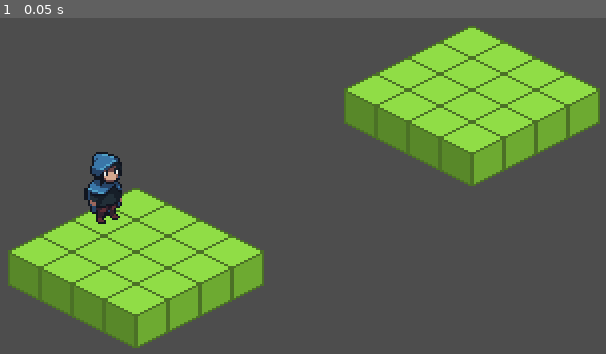
Above: before the commit, frame 1.
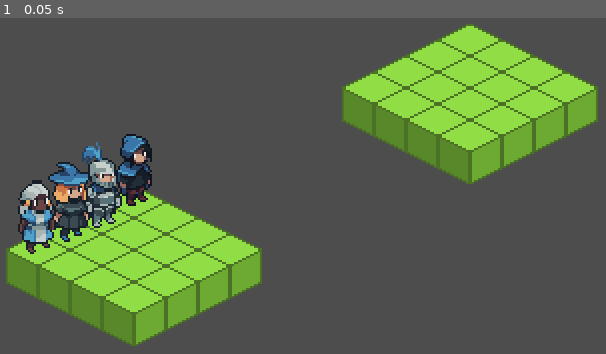
Above: after the commit, the same moment.

Repository: mprads/GridAutoBattler
Game: Godot game, scene res://scenes/main.tscn
Same seed, same stepped clock (60 frames per second), same inputs: the game is played once before the commit and once after it.
Inputs:
- Up to frame 1 (0.05 s): no input

The runs differ from the first frame. In frame 1, 8.5% of the frame differs, in the area x 0-100%, y 1-99%.

Commit message:
Party is now rendered on player tile map on load

Diff:
--- a/scenes/arena_manager.gd
+++ b/scenes/arena_manager.gd
@@ -1,18 +1,41 @@
 extends Node2D
 
-@export var unit_object: PackedScene
+@export var unit_scene: PackedScene
 
 @onready var tile_controller = $"../TileController"
 
-var party: Array[Unit] = []
+var resource_party: Array[Unit] = []
+var party: Array[Node2D] = []
+var selected_unit: Node2D
 
 func _ready() -> void:
 	#party = Party.get_party()
-	party.push_back(UnitPool.get_random())
+	resource_party = UnitPool.get_all()
 
-	for unit in party:
-		var unit_instance = unit_object.instantiate()
+	_generate_party()
+
+	selected_unit = party[0]
+
+func _process(delta: float) -> void:
+	if selected_unit:
+		pass
+	pass
+
+
+func _generate_party():
+	var count = 0
+	for unit in resource_party:
+		var unit_instance = _generate_unit(unit)
 		var player_party = get_tree().get_first_node_in_group("PlayerParty")
-		unit_instance.set_unit_type(unit)
+		unit_instance.global_position = tile_controller.convert_id_to_world_position(Vector2i(0, count), "player")
+		tile_controller.update_tile_data(Vector2i(0, count), "unit", "player", unit_instance)
+
 		player_party.add_child(unit_instance)
-		unit_instance.global_position = Vector2(58, 87)
+		party.push_back(unit_instance)
+		count += 1
+
+
+func _generate_unit(unit: Unit) -> Node2D:
+	var unit_instance = unit_scene.instantiate()
+	unit_instance.set_unit_type(unit)
+	return unit_instance
--- a/scenes/controllers/tile_controller.gd
+++ b/scenes/controllers/tile_controller.gd
@@ -1,7 +1,7 @@
 extends Node2D
 
-@export var player_tile_map: TileMap
-@export var enemy_tile_map: TileMap
+@onready var player_tile_map: TileMap = $"../PlayerTileMap"
+@onready var enemy_tile_map: TileMap = $"../EnemyTileMap"
 
 const DIRECTIONS = [Vector2i.LEFT, Vector2i.RIGHT, Vector2i.UP, Vector2i.DOWN]
 
@@ -9,19 +9,47 @@
 var ground_layer = 0
 var ground_atlas = Vector2i(0, 0)
 
-var player_grid = {}
-var enemy_grid = {}
+
+var tile_maps: Dictionary
+var grids: Dictionary = {
+		"player": {},
+		"enemy": {}
+	}
 
 
 func _ready() -> void:
-	generate_map(4, 4, player_tile_map, player_grid)
-	generate_map(4, 4, enemy_tile_map, enemy_grid)
+	tile_maps = {
+		"player": player_tile_map,
+		"enemy": enemy_tile_map
+	}
+
+	_generate_map(4, 4, player_tile_map, grids["player"])
+	_generate_map(4, 4, enemy_tile_map, grids["enemy"])
 
 
-func generate_map(x: int, y: int, map, grid) -> void:
+func _generate_map(x: int, y: int, map, grid) -> void:
 	for i in x:
 		for j in y:
 			grid[str(Vector2i(i, j))] = {
-				"occupied": false
+				"unit": null
 			}
 			map.set_cell(ground_layer, Vector2i(i, j), ground_source, ground_atlas)
+
+
+func convert_world_position_to_id(pos: Vector2, tile_map: String) -> Vector2i:
+	if tile_map == null:
+		return Vector2i(0,0)
+
+	return tile_maps[tile_map].local_to_map(pos)
+
+
+func convert_id_to_world_position(id: Vector2i, tile_map: String) -> Vector2:
+	if tile_map == null:
+		return Vector2(0,0)
+
+	#Need to account for the displacement of the tilemap and half of a tile
+	return tile_maps[tile_map].global_position + tile_maps[tile_map].map_to_local(id) - Vector2(0, 16)
+
+
+func update_tile_data(id: Vector2i, key: String, grid: String, value ) -> void:
+	grids[grid][str(id)][key] = value
--- a/scenes/main.tscn
+++ b/scenes/main.tscn
@@ -8,19 +8,17 @@
 [node name="Main" type="Node2D"]
 
 [node name="Camera2D" type="Camera2D" parent="."]
-position = Vector2(159, 89)
+position = Vector2(160, 90)
+
+[node name="PlayerTileMap" parent="." instance=ExtResource("1_24gsr")]
+position = Vector2(58, 87)
+
+[node name="EnemyTileMap" parent="." instance=ExtResource("1_24gsr")]
+position = Vector2(226, 6)
+
+[node name="TileController" parent="." instance=ExtResource("2_d5i6f")]
 
 [node name="ArenaManager" parent="." instance=ExtResource("1_37j36")]
-unit_object = ExtResource("2_p407t")
+unit_scene = ExtResource("2_p407t")
 
-[node name="TileController" parent="." node_paths=PackedStringArray("player_tile_map", "enemy_tile_map") instance=ExtResource("2_d5i6f")]
-player_tile_map = NodePath("../PlayersMap")
-enemy_tile_map = NodePath("../EnemiesMap")
-
-[node name="PlayersMap" parent="." instance=ExtResource("1_24gsr")]
-position = Vector2(58, 87)
-
-[node name="EnemiesMap" parent="." instance=ExtResource("1_24gsr")]
-position = Vector2(226, 6)
-
-[node name="PlayerParty" type="Node2D" parent="." groups=["PlayerParty"]]
+[node name="PlayerParty" type="Node" parent="." groups=["PlayerParty"]]
